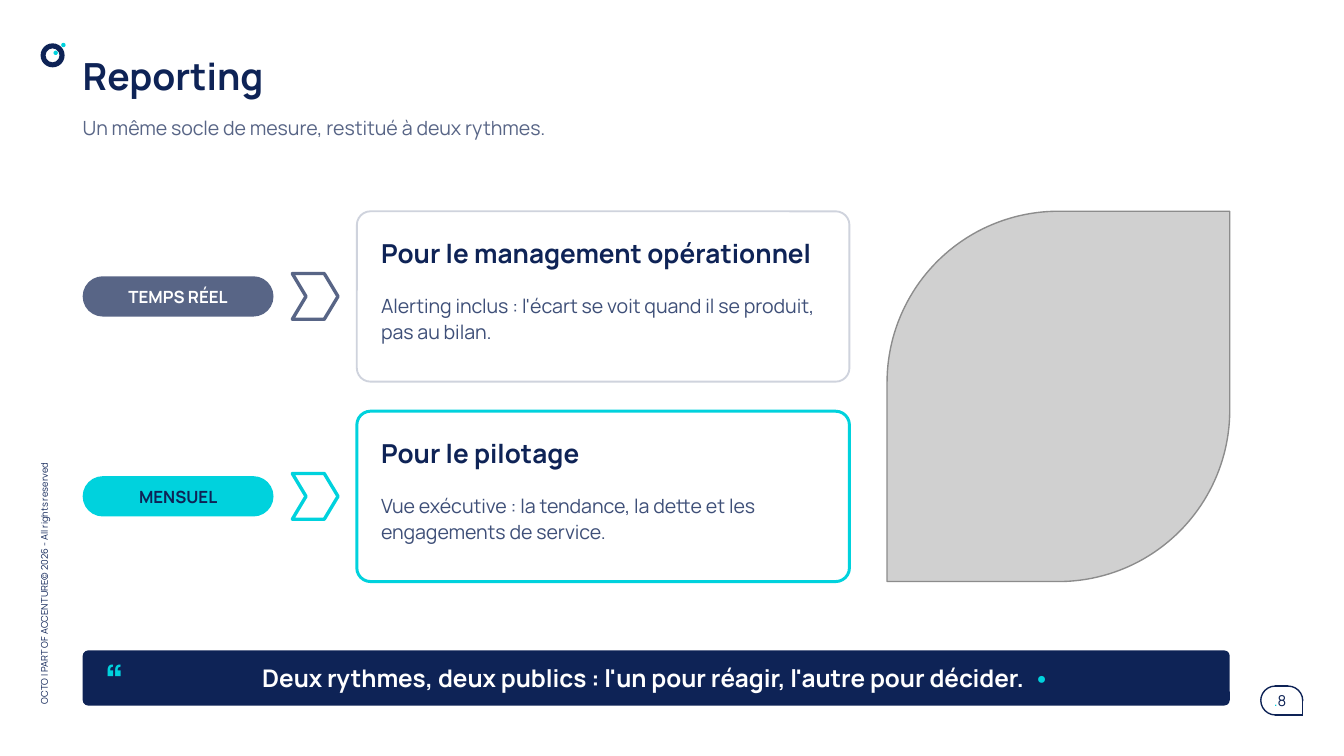
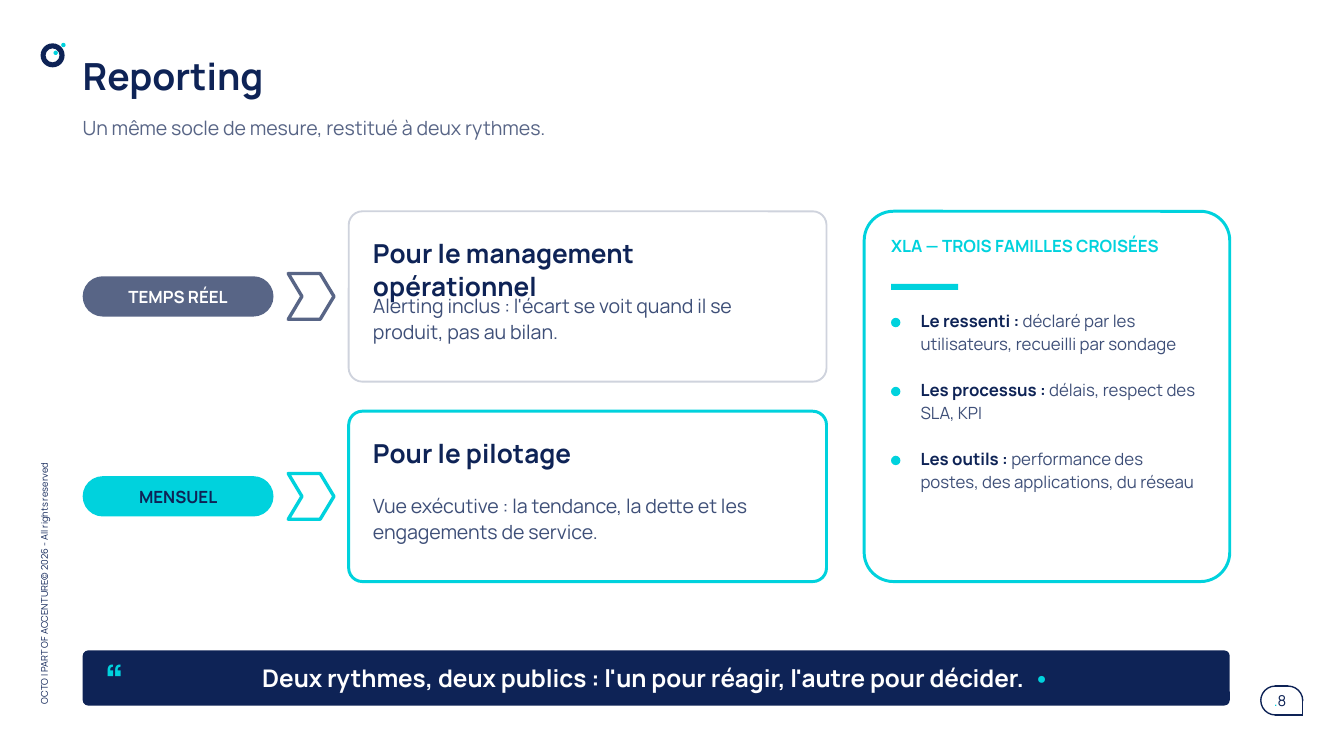
Before and after one commit to claudecamus-dot/VScode6-learning-sprintIA, a slide deck: slide 8 of docs/run-ia/atelier-agentic-run/AGENTIC-PRODUCT-RUN-atelier.pptx. Drawn at 1344x756 pixels with LibreOffice and Linux fonts; fonts in the diff are those of the drawing; grey boxes stand for pictures. Boxes give left, top, right and bottom in pixels: in the first picture for what was removed or moved away, otherwise in the second. Text is boxed around its words. In the diff, an @@ line names an element or a change of style, - is before the commit and + after.

```diff
--- a/docs/run-ia/atelier-agentic-run/AGENTIC-PRODUCT-RUN-atelier.pptx
+++ b/docs/run-ia/atelier-agentic-run/AGENTIC-PRODUCT-RUN-atelier.pptx
@@ rounded rectangle resized from (x1=356, y1=211, x2=849, y2=382) to (x1=349, y1=211, x2=827, y2=382) @@
@@ text "Pour le management opérationnel" rewrapped from (x1=381, y1=242, x2=811, y2=270) to (x1=373, y1=243, x2=634, y2=303) @@
@@ rounded rectangle added at (x1=864, y1=211, x2=1230, y2=581), fill #FFFFFF, outline #00D2DD 1.6 pt @@
@@ picture removed at (x1=887, y1=211, x2=1230, y2=581) @@
@@ text added at (x1=891, y1=236, x2=1158, y2=253), 9 pt, text #00D2DD, bold @@
+XLA — TROIS FAMILLES CROISÉES
@@ text "Alerting inclus : l'écart se ..." rewrapped from (x1=381, y1=298, x2=815, y2=344) to (x1=373, y1=295, x2=732, y2=344) @@
@@ rectangle added at (x1=891, y1=284, x2=958, y2=289), fill #00D2DD @@
@@ ellipse added at (x1=891, y1=319, x2=900, y2=328), fill #00D2DD @@
@@ text added at (x1=921, y1=314, x2=1176, y2=355), 9 pt, text #3E4F78 @@
+Le ressenti : déclaré par les utilisateurs, recueilli par sondage
@@ ellipse added at (x1=891, y1=387, x2=900, y2=396), fill #00D2DD @@
@@ text added at (x1=921, y1=383, x2=1196, y2=421), 9 pt, text #3E4F78 @@
+Les processus : délais, respect des SLA, KPI
@@ rounded rectangle resized from (x1=356, y1=411, x2=849, y2=582) to (x1=349, y1=411, x2=827, y2=582) @@
@@ text "Pour le pilotage" moved from (x1=381, y1=443, x2=579, y2=470) to (x1=373, y1=443, x2=571, y2=470) @@
@@ ellipse added at (x1=891, y1=456, x2=900, y2=465), fill #00D2DD @@
@@ text added at (x1=921, y1=452, x2=1194, y2=492), 9 pt, text #3E4F78 @@
+Les outils : performance des postes, des applications, du réseau
@@ text "Vue exécutive : la tendance, ..." moved from (x1=381, y1=498, x2=755, y2=544) to (x1=373, y1=498, x2=747, y2=544) @@
```
Also in this commit, not shown: 1 other slide changed, 2 other files.
